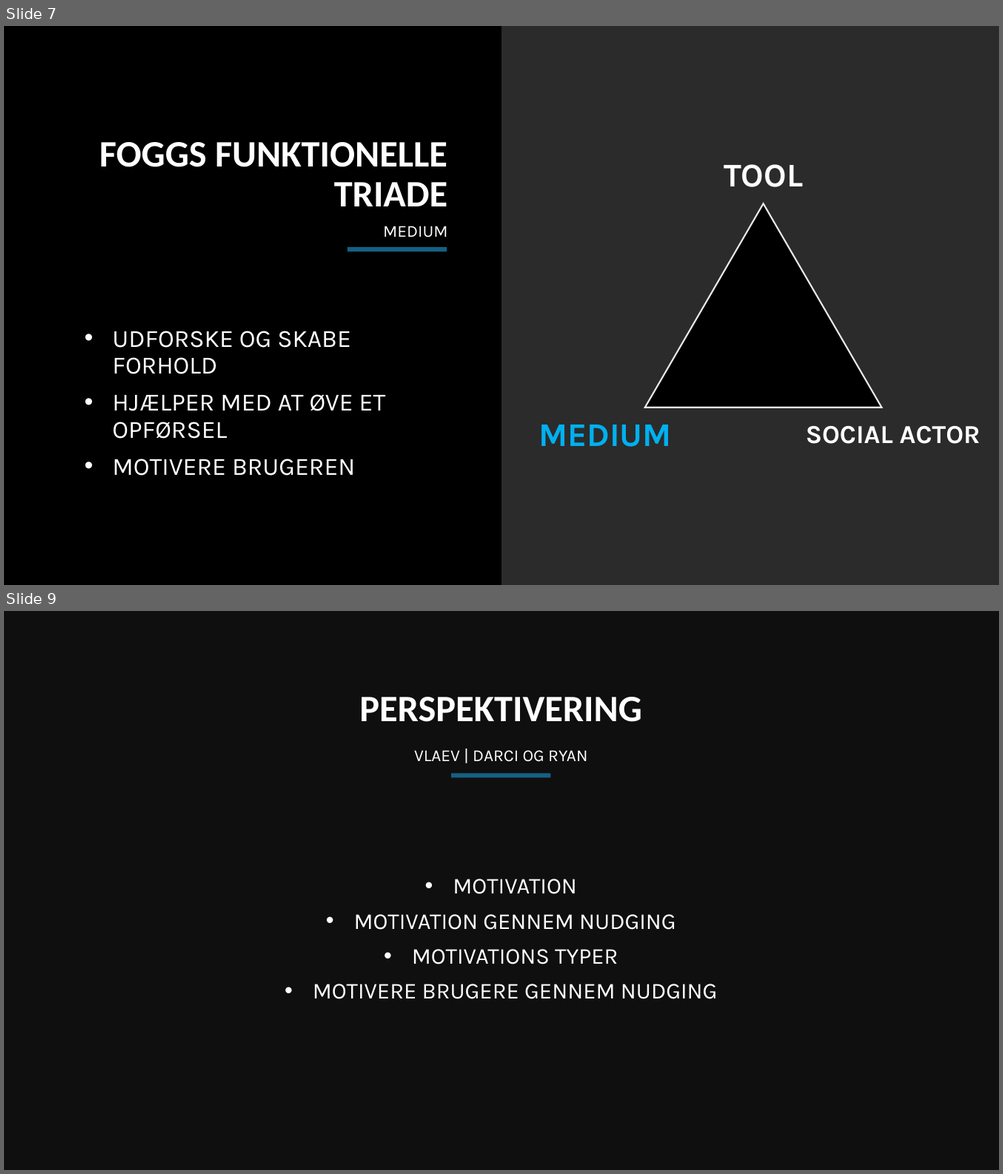
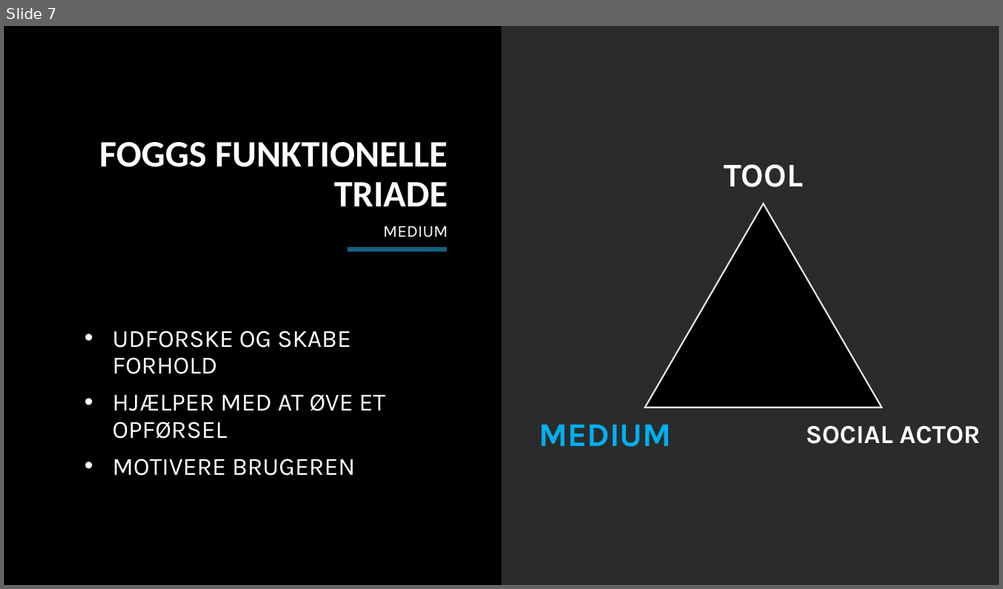
Before and after one commit to GreyZar37/SDU, a slide deck: SDU/Lærings teknologi/4. Adfærdsdesign/Alfærdsdesign Powerpoint.pptx. Shown one above the other, each under a label of ours: slides 7 and 9 before the commit, slide 7 after it; the slides between them are not shown. The pictures are 1003x1174 and 1003x589 pixels, drawn with LibreOffice and Linux fonts; fonts in the diff are those of the drawing; background and template pictures are left out; a plain dark background stands for a picture behind light text. Boxes give left, top, right and bottom in pixels: in the first picture for what was removed or moved away, otherwise in the second. Text is boxed around its words. In the diff, an @@ line names an element or a change of style, - is before the commit and + after.

```diff
--- a/SDU/Lærings teknologi/4. Adfærdsdesign/Alfærdsdesign Powerpoint.pptx
+++ b/SDU/Lærings teknologi/4. Adfærdsdesign/Alfærdsdesign Powerpoint.pptx
@@ slide 9 removed at [4,611,999,1170], background picture (left out) @@
@@ rectangle removed at [4,611,999,1170] @@
@@ text removed at [359,697,642,722] @@
-PERSPEKTIVERING
@@ title removed at [414,750,587,762] @@
-VLAEV | DARCI OG RYAN
@@ rectangle removed at [451,774,550,778] @@
@@ subtitle removed at [313,879,717,999] @@
-• MOTIVATION
-• MOTIVATION GENNEM NUDGING
-• MOTIVATIONS TYPER
-• MOTIVERE BRUGERE GENNEM NUDGING
```
Also in this commit, not shown: 1 slide added, 2 other slides removed, 4 other files.
